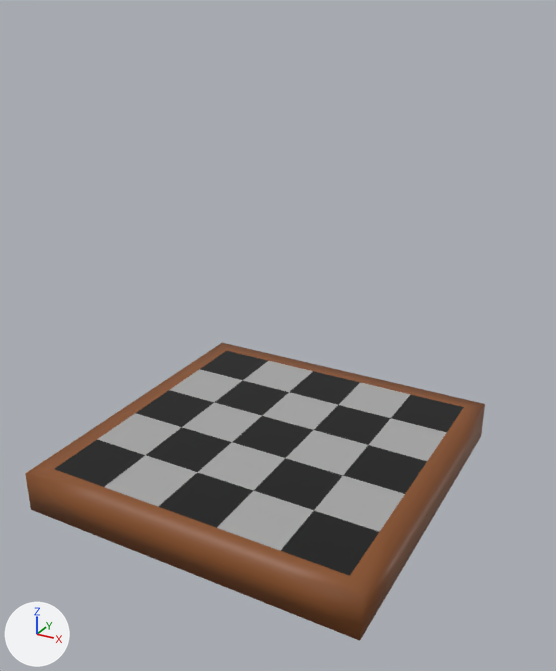
An edit to the glTF model Resources/AbacabaLevel_Assets/Models/Chess.glb, drawn before and after from the same camera.
Camera for both pictures: a 50 mm lens placed at (0.952, -1.703, 1.235), pointed at (0.042, -0.047, 0.407). Every picture has the same lights, and +X, +Y and +Z are marked at lower left. Vertices at the same position are counted once.

The older version as bpy lines, for what is in view:
```python
me_cube = bpy.data.meshes.new('Cube')
me_cube.from_pydata(...)  # 92 vertices, 180 faces; spans x -0.491..0.491, y -0.491..0.491, z -0.059..0.059
# faces by material slot: [130, 26, 24]
me_cube.materials.append(mat_xadrezmaterial)  # brown #884f25
me_cube.materials.append(mat_xadrezmaterial_001)  # black #000000
me_cube.materials.append(mat_xadrezmaterial_002)  # grey #a8a8a8
ob_xadrez = bpy.data.objects.new('Xadrez', me_cube)
ob_xadrez.location = (0.0, 0.0, 0.0)
```
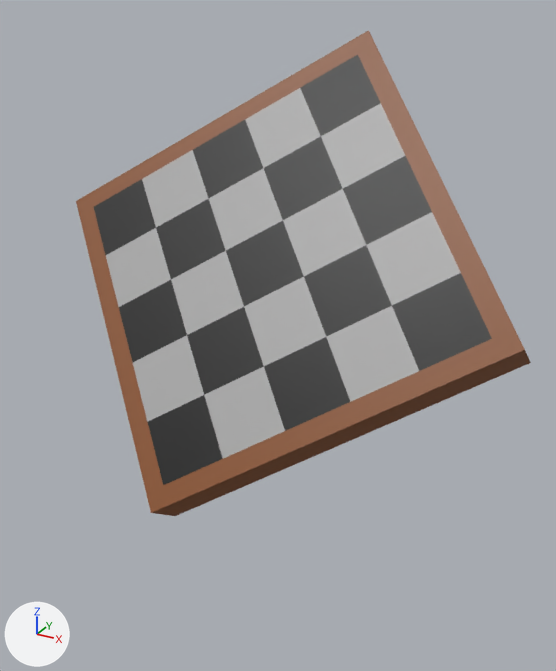
Pixel boxes (x1, y1, x2, y2) of what changed, in the pictures (556 x 671 px):
'Xadrez', shading changed, moved, turned
    before: (25, 343, 485, 641)
    after: (76, 30, 531, 516)

Patch to the scene script:
```diff
--- a/Resources/AbacabaLevel_Assets/Models/Chess.glb.py
+++ b/Resources/AbacabaLevel_Assets/Models/Chess.glb.py
@@ me_cube @@
 me_cube.from_pydata(...)  # 92 vertices, 180 faces; spans x -0.491..0.491, y -0.491..0.491, z -0.059..0.059
 # used by ob_xadrez; location = (0.0, 0.0, 0.0)
+# me_cube part 1: all faces are now shaded flat (112 of 180 changed)
 me_cube.materials.append(mat_xadrezmaterial)
@@ ob_xadrez @@
 ob_xadrez = bpy.data.objects.new('Xadrez', me_cube)
-ob_xadrez.location = (0.0, 0.0, 0.0)
+ob_xadrez.location = (0.0, 0.0, 0.567)
+ob_xadrez.rotation_euler = (0.807, -0.513, 0.421)  # degrees (46, -29, 24)
```
